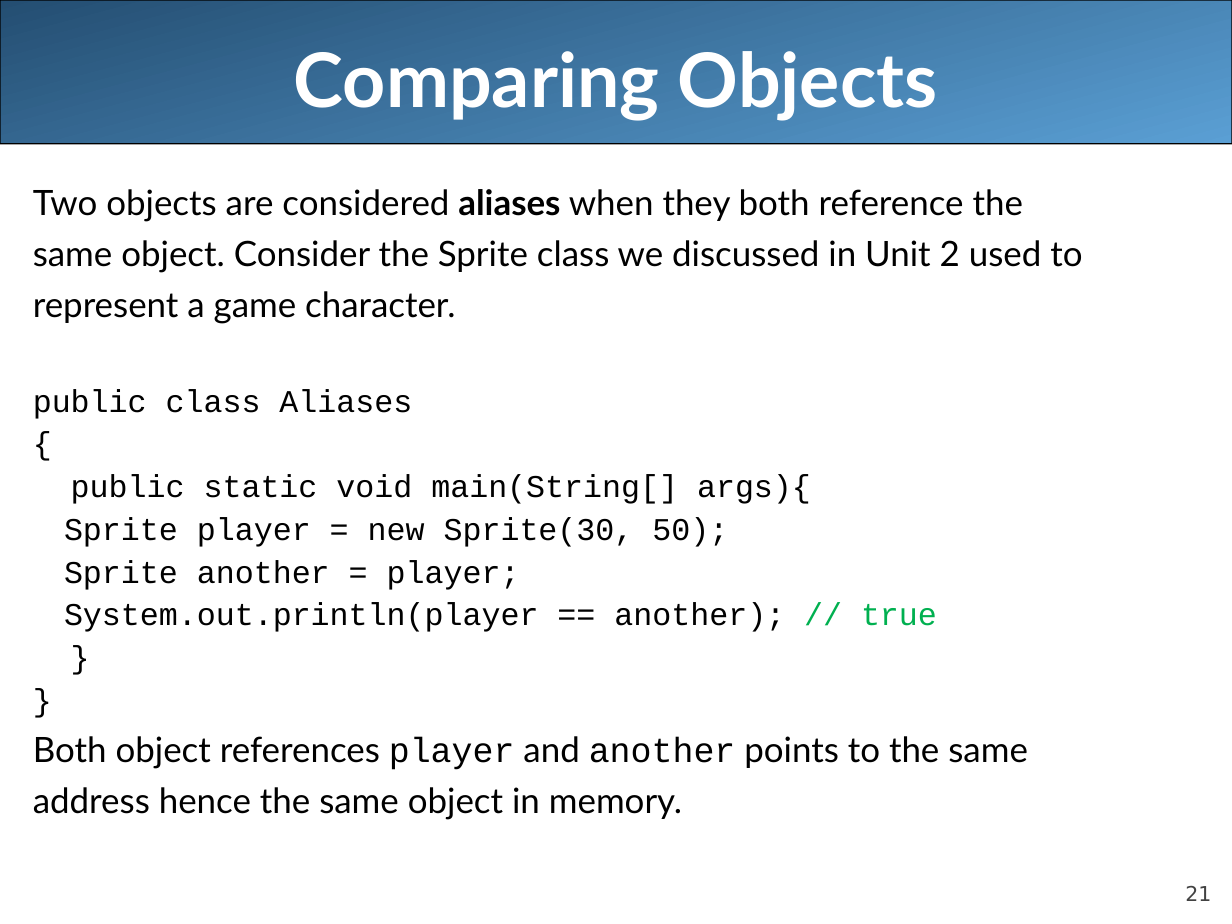
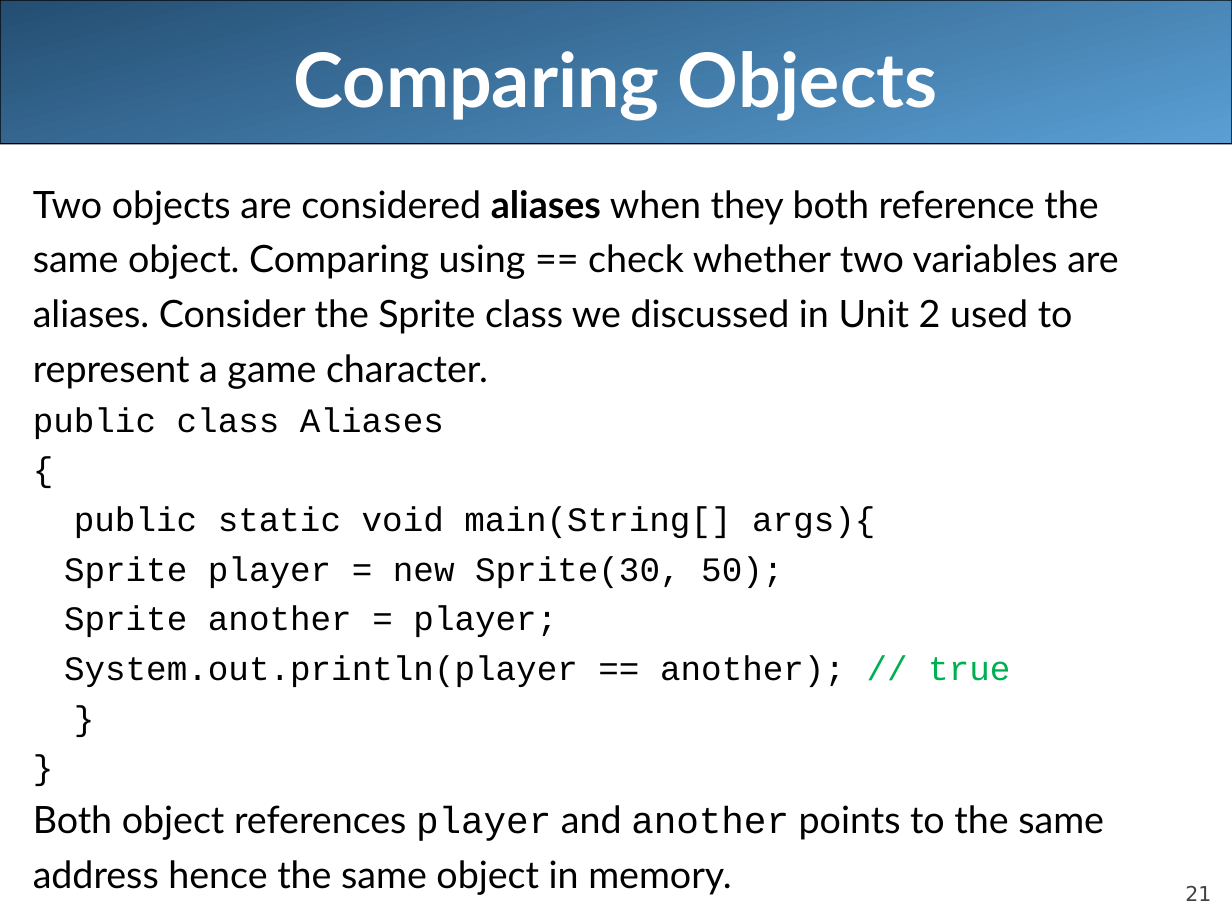
Before and after one commit to LongBaoNguyen/longbaonguyen.github.io, a slide deck: slide 21 of courses/apcsa/lecture9.ppt. Drawn at 1232x924 pixels with LibreOffice and Linux fonts; fonts in the diff are those of the drawing. Boxes give left, top, right and bottom in pixels: in the first picture for what was removed or moved away, otherwise in the second. Text is boxed around its words. In the diff, an @@ line names an element or a change of style, - is before the commit and + after.

```diff
--- a/courses/apcsa/lecture9.ppt
+++ b/courses/apcsa/lecture9.ppt
@@ text at (33,190,1104,895): size 20.4 to 22 pt in "Two objects are considered aliases when they ...", "represent a game character.", "Both object references player and another points ...", "address hence the same object in memory."; size 18.5 to 20 pt in "public class Aliases", "{", "public static void main(String[] args){", "Sprite player = new Sprite(30, 50);" and 4 more places; line spacing 0.9 to 1 @@
@@ text at (33,244,1118,334): text changed; size 20.4 to 22 pt @@
-same object. Consider the Sprite class we discussed in Unit 2 used to
+same object. Comparing using == check whether two variables are
+aliases. Consider the Sprite class we discussed in Unit 2 used to
```
Also in this commit, not shown: 1 slide added, 3 other files.
